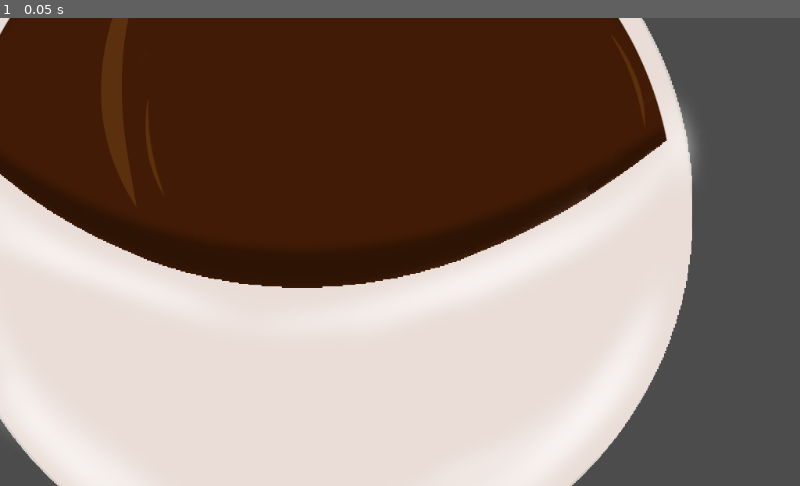
Above: before the commit, frame 1.
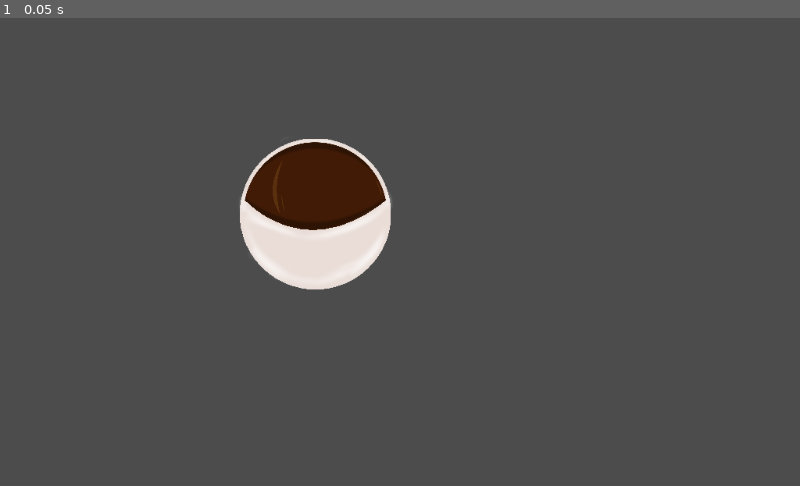
Above: after the commit, the same moment.

Repository: lumeron/Torchbug-godot
Game: Godot game, scene res://scenes/Main.tscn
Same seed, same stepped clock (60 frames per second), same inputs: the game is played once before the commit and once after it.
Inputs:
- Up to frame 1 (0.05 s): no input

The runs differ from the first frame. In frame 1, 80% of the frame differs, in the area x 0-87%, y 0-100%.

Commit message:
third commit
more working

Diff:
--- a/scenes/Main.tscn
+++ b/scenes/Main.tscn
@@ -10,5 +10,6 @@
 
 [node name="Area2D" type="Area2D" parent="Level1"]
 
-[node name="oPlayer1" parent="." instance=ExtResource( 2 )]
+[node name="oPlayer1" parent="Level1/Area2D" instance=ExtResource( 2 )]
 position = Vector2( 404, 253 )
+scale = Vector2( 0.2, 0.2 )
--- /dev/null
+++ b/scenes/objects/oTable.tscn
@@ -0,0 +1,23 @@
+[gd_scene load_steps=5 format=2]
+
+[sub_resource type="RectangleShape2D" id=1]
+
+[sub_resource type="ShaderMaterial" id=5]
+
+[sub_resource type="PlaneMesh" id=3]
+material = SubResource( 5 )
+size = Vector2( 400, 300 )
+
+[sub_resource type="MeshTexture" id=4]
+mesh = SubResource( 3 )
+
+[node name="oTable" type="Node2D"]
+
+[node name="KinematicBody2D" type="KinematicBody2D" parent="."]
+
+[node name="CollisionShape2D" type="CollisionShape2D" parent="KinematicBody2D"]
+visible = false
+shape = SubResource( 1 )
+
+[node name="Sprite" type="Sprite" parent="KinematicBody2D"]
+texture = SubResource( 4 )
--- a/scripts/PlayerHandling.gd
+++ b/scripts/PlayerHandling.gd
@@ -31,4 +31,4 @@
 		_:
 			continue
 
-	velocity = move_and_slide(velocity)
+	velocity = move_and_collide(velocity)
--- a/scripts/oPlayer1.gd
+++ b/scripts/oPlayer1.gd
@@ -3,7 +3,7 @@
 
 var hrzSpd = 0
 var vrtSpd = 0
-var walkSpd = 3
+var walkSpd = 1
 var state = "FREE";
 var velocity = Vector2()
 
@@ -24,8 +24,9 @@
 	pass # Replace with function body.
 
 func _physics_process(delta):
+	velocity = Vector2()
 	if Input.is_action_pressed("p1_right"):
-		velocity.x -= 1
+		velocity.x += 1
 	if Input.is_action_pressed("p1_left"):
 		velocity.x -= 1
 	if Input.is_action_pressed("p1_down"):
Binary file added: assets/sprites/Cells.png
Not shown, added: assets/sprites/Cells.png.import
Binary file added: assets/sprites/RoundTable.png
Not shown, added: assets/sprites/RoundTable.png.import
Binary file added: assets/sprites/Tile_Plane.png
Not shown, added: assets/sprites/Tile_Plane.png.import
Binary file added: assets/sprites/Tile_Squares.png
Not shown, added: assets/sprites/Tile_Squares.png.import
